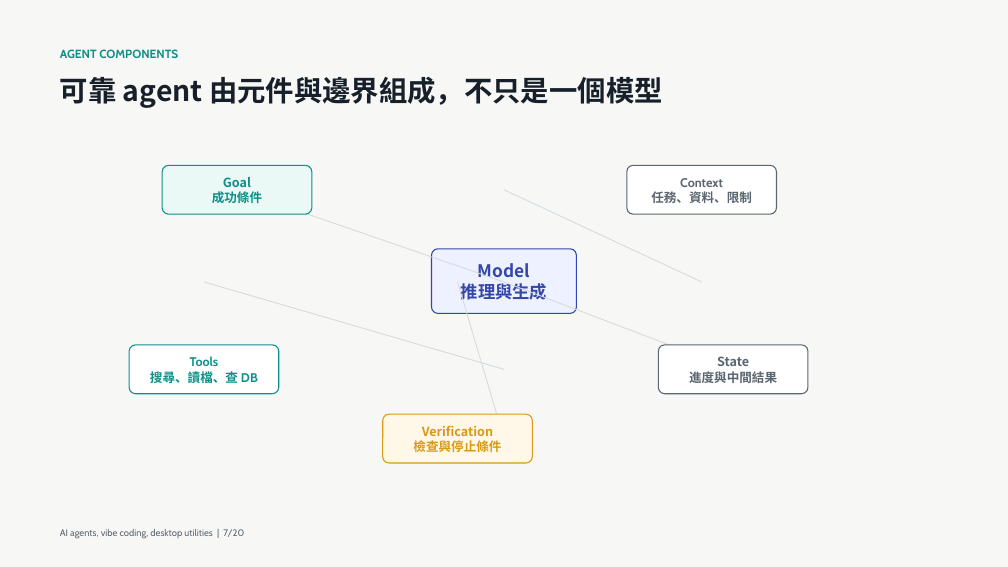
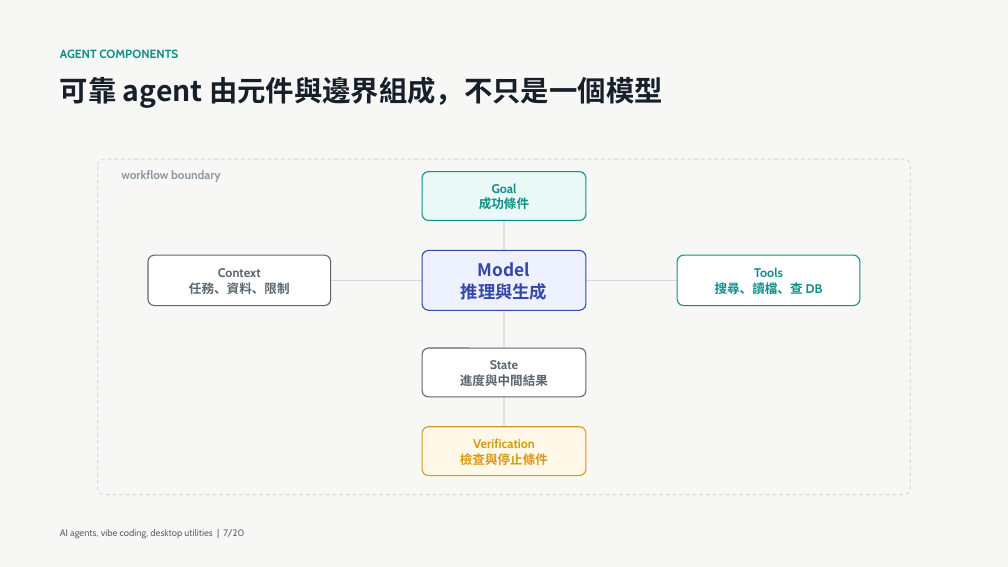
Before and after one commit to godkin1211/LLM_applications_on_BioMedicalData, a slide deck: slide 7 of slides/lesson-02-ai-agents-vibe-coding-desktop-utilities.pptx. Drawn at 1008x567 pixels with LibreOffice and Linux fonts; fonts in the diff are those of the drawing. Boxes give left, top, right and bottom in pixels: in the first picture for what was removed or moved away, otherwise in the second. Text is boxed around its words. In the diff, an @@ line names an element or a change of style, - is before the commit and + after.

```diff
--- a/slides/lesson-02-ai-agents-vibe-coding-desktop-utilities.pptx
+++ b/slides/lesson-02-ai-agents-vibe-coding-desktop-utilities.pptx
@@ rounded rectangle added at [98, 159, 910, 495], outline #D4DADD 0.9 pt dashed @@
@@ text added at [121, 170, 221, 182], 11.2 pt, text #8C98A1, bold @@
+workflow boundary
@@ font Noto Sans CJK SC to Cabin in 3 elements at [422, 427, 586, 476], [422, 348, 586, 397], [422, 172, 586, 221] @@
@@ rounded rectangle "Goal": place and size @@
-rounded rectangle "Goal" at [163, 166, 312, 215]
+rounded rectangle "Goal" at [422, 172, 586, 221]
@@ line removed from (237, 190) to (504, 282) @@
@@ line added from (504, 221) to (504, 250), #D4DADD 1.13 pt @@
@@ rounded rectangle "Context": place and size @@
-rounded rectangle "Context" at [627, 166, 777, 215]
+rounded rectangle "Context" at [148, 256, 331, 306]
@@ rounded rectangle "Model": place and size @@
-rounded rectangle "Model" at [432, 249, 577, 313]
+rounded rectangle "Model" at [422, 250, 586, 310]
@@ proportions changed in 3 elements at [422, 250, 586, 310], [148, 256, 331, 306], [678, 256, 861, 306] @@
@@ rounded rectangle "Tools": place and size @@
-rounded rectangle "Tools" at [129, 345, 279, 394]
+rounded rectangle "Tools" at [678, 256, 861, 306]
@@ line moved from (504, 190) - (702, 282) to (331, 281) - (422, 281) @@
@@ line (331, 281) - (422, 281): stroke #D4DADD 0.83 pt to #D4DADD 1.13 pt @@
@@ line removed from (457, 282) to (504, 439) @@
@@ line removed from (504, 282) to (734, 370) @@
@@ line added from (586, 281) to (678, 281), #D4DADD 1.13 pt @@
@@ line moved from (204, 282) - (504, 370) to (504, 310) - (504, 348) @@
@@ line (504, 310) - (504, 348): stroke #D4DADD 0.83 pt to #D4DADD 1.13 pt @@
@@ rounded rectangle "State": place and size @@
-rounded rectangle "State" at [659, 345, 808, 394]
+rounded rectangle "State" at [422, 348, 586, 397]
@@ line added from (504, 397) to (504, 427), #D4DADD 1.13 pt @@
@@ rounded rectangle "Verification": place and size @@
-rounded rectangle "Verification" at [383, 414, 532, 464]
+rounded rectangle "Verification" at [422, 427, 586, 476]
```
Also in this commit, not shown: 1 other file.
